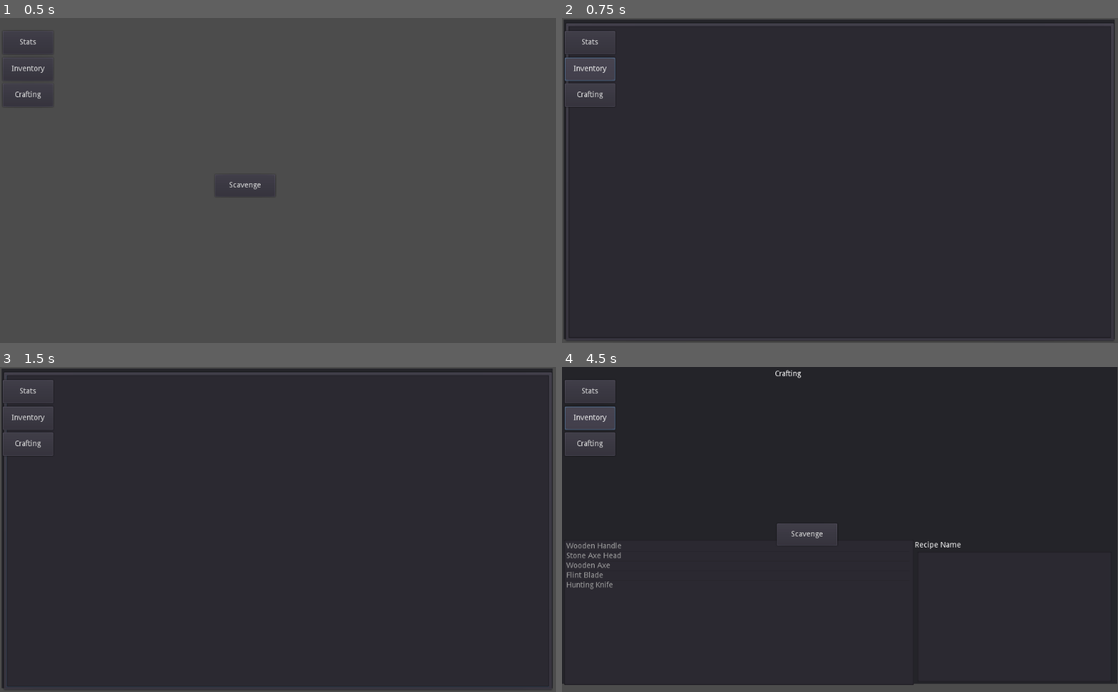
Above: before the commit, frames 1-4 (two rows, left to right).
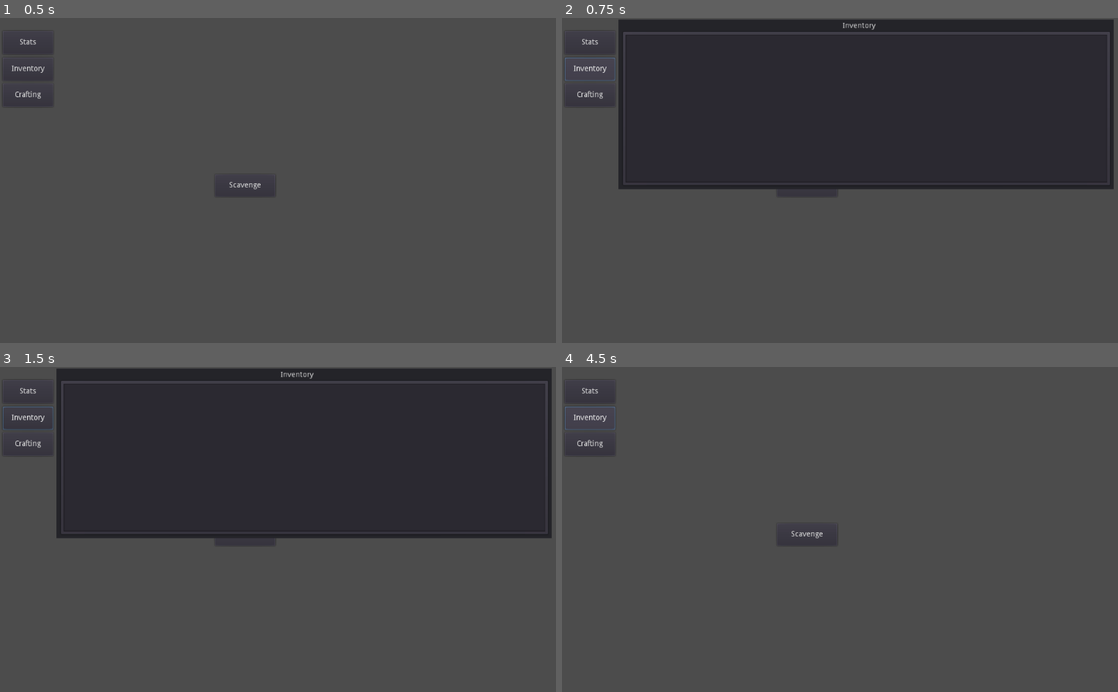
Above: after the commit, the same moments.

Repository: uncleBlobby/godot-scavenge-2d
Game: Godot game, scene res://Main.tscn
Same seed, same stepped clock (60 frames per second), same inputs: the game is played once before the commit and once after it.
Inputs:
- Up to frame 1 (0.5 s): no input
- Up to frame 2 (0.75 s): click "Inventory" at 0.5 s
- Up to frame 3 (1.5 s): click "Scavenge" at 1.25 s
- Up to frame 4 (4.5 s): click "Crafting" at 2 s; click "Stats" at 2.75 s; click "Scavenge" at 3.5 s; click "Inventory" at 4.25 s

Frame 1 is identical in both runs. In frame 2, 49% of the frame differs, in the area x 0-100%, y 0-100%; in frame 3, 49%; in frame 4, 95%, in the area x 0-100%, y 0-98%.

Commit message:
reorganized inventory list layout and added template item sprites

Diff:
--- a/Inventory.gd
+++ b/Inventory.gd
@@ -53,21 +53,9 @@
 	var this = inventory[str(item.name)]
 	this.quantity += 1
 	print(this)
-	#this["Quantity"] += 1
-	#print(inventory)
 
-	#if item.name == "Stick":
-	#	contents.stick.quantity += 1
-	#if item.name == "Stone":
-	#	contents.stone.quantity += 1
-	#if item.name == "Plant Fiber":
-	#	contents.plantFiber.quantity += 1
-	#if item.name == "Berries":
-	#	contents.berries.quantity += 1
-	#if item.name == "Flint":
-	#	contents.flint.quantity += 1
 	itemList._clear()
-	itemList._populateList(this)
+	itemList._populateList(inventory)
 
 
 # Called every frame. 'delta' is the elapsed time since the previous frame.
--- a/InventoryList.gd
+++ b/InventoryList.gd
@@ -10,12 +10,13 @@
 func _ready():
 	pass # Replace with function body.
 
-# loop through all items in inventory contents and add a text label for them
+# loop through all items in inventory contents and adds them to the inventory list window!
 func _populateList(inventory):
 
-	for items in inventory.contents.keys():
-		if inventory.contents[str(items)].quantity > 0:
-			itemList.add_item(inventory.contents[items].name + " " + str(inventory.contents[str(items)].quantity), null, true)
+	for items in inventory:
+		if inventory[str(items)].quantity > 0:
+			var texture = load(inventory[str(items)].sprite)
+			itemList.add_item(inventory[items].name + " " + str(inventory[str(items)].quantity), texture, true)
 
 
 func _clear():
--- a/Items.gd
+++ b/Items.gd
@@ -3,34 +3,58 @@
 class_name items
 
 export var resources = {
-    "Stick" : {
-        name = "Stick",
-        description = "A small piece of wood.",
-        quantity = 0,
-        rarity = 1,
-    },
-    "Stone" : {
-        name = "Stone",
-        description = "A small rock.",
-        quantity = 0,
-        rarity = 0.75,
-    },
-    "Plant Fiber" : {
+	"Stick" : {
+		name = "Stick",
+		description = "A small piece of wood.",
+		quantity = 0,
+		rarity = 1,
+		consumable = false,
+		craftable = true,
+		sprite = "res://assets/sprites/item-placeholder.png",
+	},
+	"Stone" : {
+		name = "Stone",
+		description = "A small rock.",
+		quantity = 0,
+		rarity = 0.75,
+		consumable = false,
+		craftable = true,
+		sprite = "res://assets/sprites/item-placeholder.png",
+	},
+	"Plant Fiber" : {
 		name = "Plant Fiber",
 		description = "A tuft of grass, useful for crafting.",
-        quantity = 0,
-        rarity = 0.55,
+		quantity = 0,
+		rarity = 0.55,
+		consumable = false,
+		craftable = true,
+		sprite = "res://assets/sprites/item-placeholder.png",
 	},
 	"Berries" : {
 		name = "Berries",
 		description = "A handful of tasty berries.",
-        quantity = 0,
-        rarity = 0.33,
+		quantity = 0,
+		rarity = 0.33,
+		consumable = true,
+		craftable = true,
+		sprite = "res://assets/sprites/item-placeholder.png",
 	},
 	"Flint" : {
 		name = "Flint",
 		description = "Useful for starting fires.",
-        quantity = 0,
-        rarity = 0.2
-	}
+		quantity = 0,
+		rarity = 0.2,
+		consumable = false,
+		craftable = true,
+		sprite = "res://assets/sprites/item-placeholder.png",
+	},
+	"{{ ITEM }}" : {
+		name = "{{ ITEM }}",
+		description = "A generic description of the thing.",
+		quantity = 0,
+		rarity = 1,     # rarity is the highest possible odds of being found.
+		consumable = false,
+		craftable = false,
+		sprite = "res://assets/sprites/item-placeholder.png",
+	},
 }
--- a/Main.tscn
+++ b/Main.tscn
@@ -66,6 +66,7 @@
 position = Vector2( -83.9196, 39.0858 )
 
 [node name="Crafting" type="Node2D" parent="."]
+visible = false
 show_behind_parent = true
 z_index = -1
 script = ExtResource( 8 )
@@ -153,24 +154,37 @@
 }
 
 [node name="Inventory" type="Node2D" parent="."]
-visible = false
 position = Vector2( -0.559448, -1.40921 )
 script = ExtResource( 5 )
 
 [node name="Panel" type="Panel" parent="Inventory"]
-margin_left = 4.42511
+margin_left = 105.0
 margin_top = 4.0
-margin_right = 1019.43
-margin_bottom = 594.0
+margin_right = 1017.0
+margin_bottom = 317.0
+__meta__ = {
+"_edit_use_anchors_": false
+}
+
+[node name="RichTextLabel" type="RichTextLabel" parent="Inventory/Panel"]
+anchor_left = 0.5
+anchor_right = 0.5
+margin_left = -43.7798
+margin_top = 4.76758
+margin_right = 42.7202
+margin_bottom = 25.7676
+text = "Inventory"
+fit_content_height = true
+scroll_active = false
 __meta__ = {
 "_edit_use_anchors_": false
 }
 
 [node name="InventoryList" type="PanelContainer" parent="Inventory/Panel"]
-margin_left = 2.0
-margin_top = 5.0
-margin_right = 1015.0
-margin_bottom = 595.0
+margin_left = 6.0
+margin_top = 21.0
+margin_right = 907.0
+margin_bottom = 308.0
 script = ExtResource( 6 )
 __meta__ = {
 "_edit_use_anchors_": false
@@ -179,8 +193,11 @@
 [node name="ItemList" type="ItemList" parent="Inventory/Panel/InventoryList"]
 margin_left = 7.0
 margin_top = 7.0
-margin_right = 1006.0
-margin_bottom = 583.0
+margin_right = 894.0
+margin_bottom = 280.0
+max_columns = 7
+fixed_column_width = 100
+icon_mode = 0
 
 [node name="MainButtonHandle" type="Node2D" parent="."]
 z_index = 5
Binary file added: assets/sprites/item-placeholder.png
Not shown, added: assets/sprites/item-placeholder.png.import
